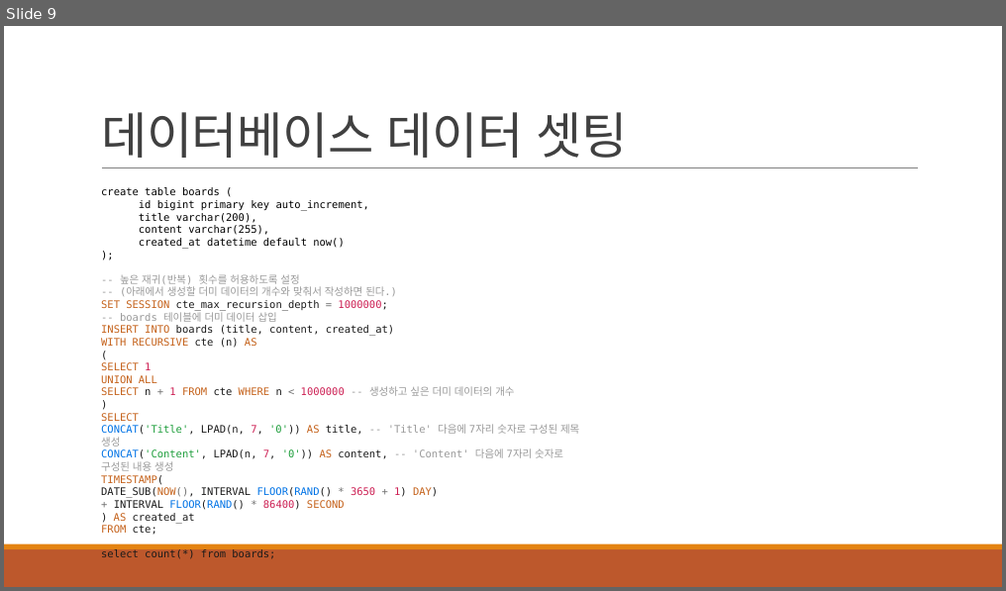
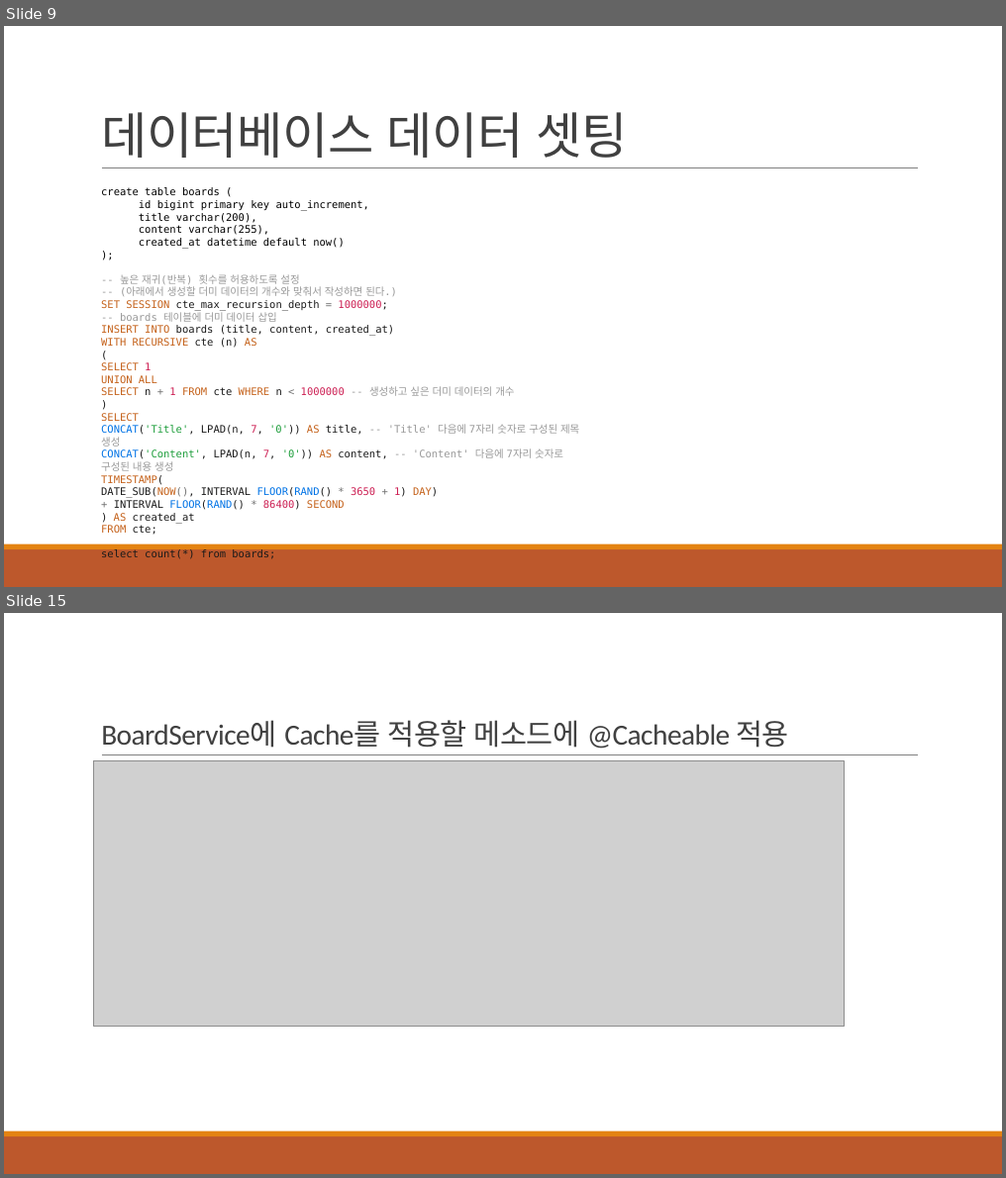
Before and after one commit to khb3025/study-redis-1, a slide deck: 3.로컬 환경 SpringBoot+Redis.pptx. Shown one above the other, each under a label of ours: slide 9 before the commit, slides 9 and 15 after it; the slides between them are not shown. The pictures are 1006x591 and 1006x1178 pixels, drawn with LibreOffice and Linux fonts; fonts in the diff are those of the drawing; grey boxes stand for pictures. Boxes give left, top, right and bottom in pixels: in the first picture for what was removed or moved away, otherwise in the second. Text is boxed around its words. In the diff, an @@ line names an element or a change of style, - is before the commit and + after.

Commit message:
feat : SpringBoot에 Redis Cache 적용
- 적용 미 적용 응답속도 비교

```diff
--- a/3.로컬 환경 SpringBoot+Redis.pptx
+++ b/3.로컬 환경 SpringBoot+Redis.pptx
@@ slide 15 added at <box>4,613,1002,1174</box>, background #FFFFFF; not listed: 3 template elements that a slide beside it also shows @@
@@ title added at <box>101,720,789,749</box>, 28 pt, text #404040 @@
+BoardService에 Cache를 적용할 메소드에 @Cacheable 적용
@@ picture added at <box>94,761,844,1027</box> @@
```
Also in this commit, not shown: 1 slide changed, 7 other slides added, 9 other files.
